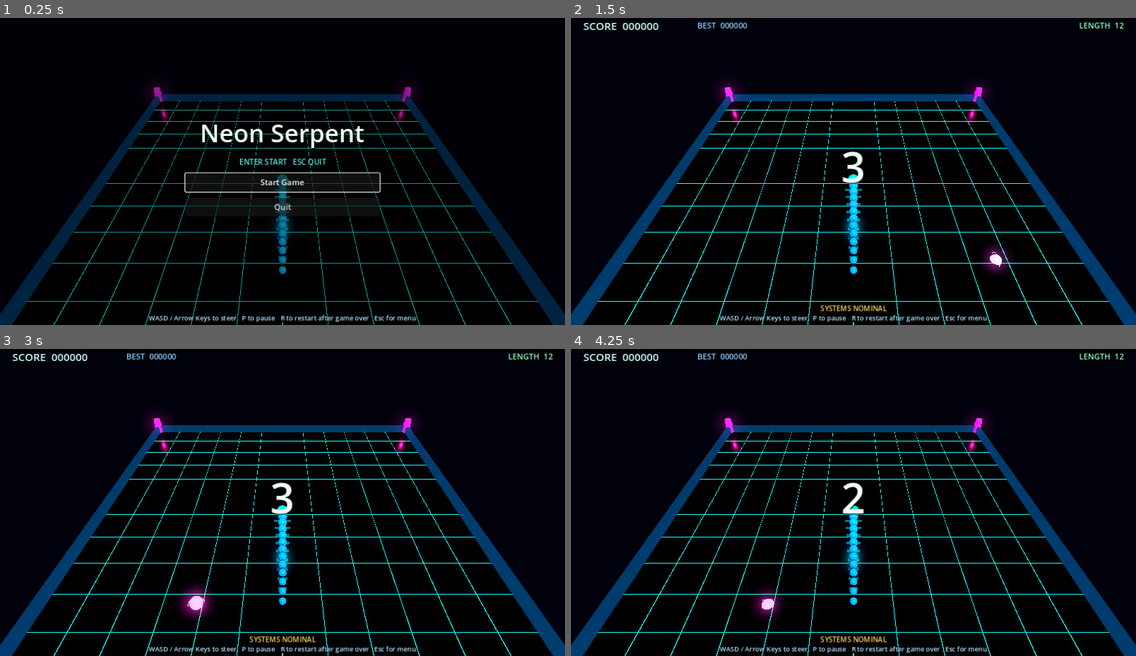
Above: before the commit, frames 1-4 (two rows, left to right).
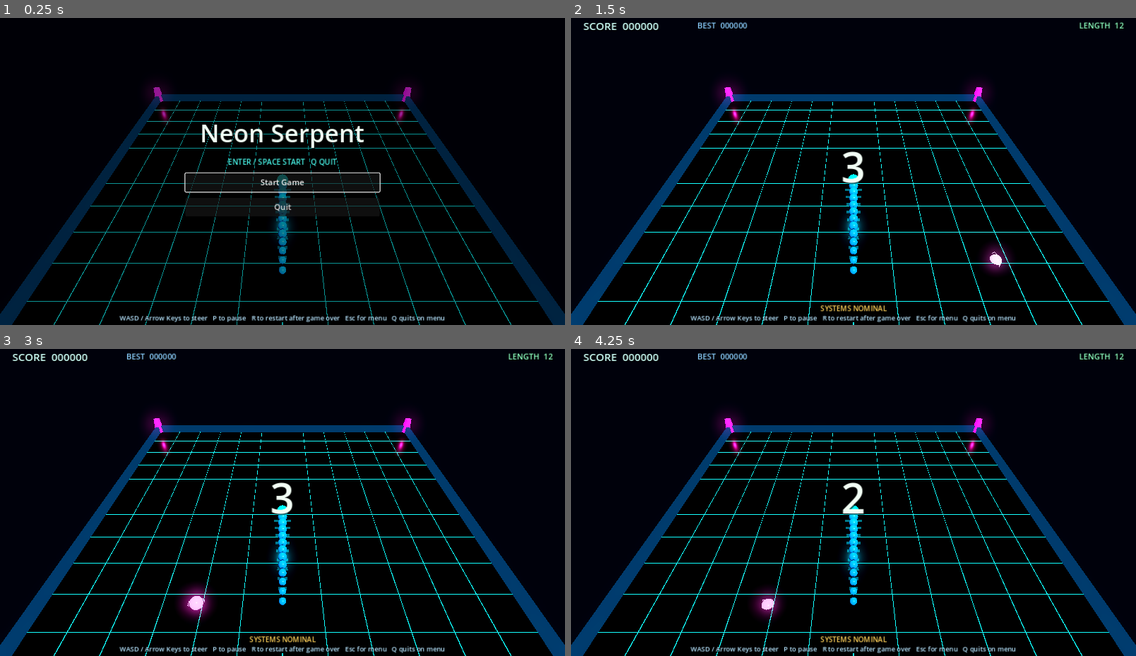
Above: after the commit, the same moments.

Repository: Ken8675309/snake_2026
Game: Godot game, scene res://scenes/Main.tscn
Two runs of this game, one before a commit and one after it. Both use one fixed random seed, a clock stepped at 60 frames per second and the inputs below.
Inputs:
- Up to frame 1 (0.25 s): no input
- Up to frame 2 (1.5 s): click "Start Game" at 0.5 s; tap Enter (menu_accept) at 1.25 s; hold D (move_right) from 1.28 s (still down)
- Up to frame 3 (3 s): tap R (restart) at 2 s; release D (move_right) at 2.03 s; hold Escape (menu_back) 2.03-2.75 s; click "Start Game" at 2.75 s
- Up to frame 4 (4.25 s): hold D (move_right) from 3.53 s (still down)

The runs differ from the first frame. In frame 1, 1.0% of the frame differs, in the area x 21-79%, y 45-100%; in frame 2, 0.7%; in frame 3, 0.7%; in frame 4, 0.7%.

Commit message:
Fix menu quit and runtime cleanup leaks

Diff:
--- a/project.godot
+++ b/project.godot
@@ -57,11 +57,17 @@
 menu_accept={
 "deadzone": 0.5,
 "events": [Object(InputEventKey,"resource_local_to_scene":false,"resource_name":"","device":-1,"window_id":0,"alt_press …(195 unchanged characters)…
+, Object(InputEventKey,"resource_local_to_scene":false,"resource_name":"","device":-1,"window_id":0,"alt_pressed":false,"shift_pressed":false,"ctrl_pressed":false,"meta_pressed":false,"pressed":false,"keycode":32,"physical_keycode":0,"key_label":0,"unicode":0,"location":0,"echo":false,"script":null)
 ]
 }
 menu_back={
 "deadzone": 0.5,
 "events": [Object(InputEventKey,"resource_local_to_scene":false,"resource_name":"","device":-1,"window_id":0,"alt_press …(195 unchanged characters)…
+]
+}
+menu_quit={
+"deadzone": 0.5,
+"events": [Object(InputEventKey,"resource_local_to_scene":false,"resource_name":"","device":-1,"window_id":0,"alt_pressed":false,"shift_pressed":false,"ctrl_pressed":false,"meta_pressed":false,"pressed":false,"keycode":81,"physical_keycode":0,"key_label":0,"unicode":0,"location":0,"echo":false,"script":null)
 ]
 }
 
--- a/scripts/audio_manager.gd
+++ b/scripts/audio_manager.gd
@@ -8,8 +8,28 @@
 
 func _ready() -> void:
 	_rng.randomize()
-	_build_players()
-	_play_ambient()
+
+
+func _exit_tree() -> void:
+	cleanup_runtime_objects()
+
+
+func _notification(what: int) -> void:
+	if what == NOTIFICATION_PREDELETE:
+		cleanup_runtime_objects()
+
+
+func cleanup_runtime_objects() -> void:
+	if _ambient_player != null:
+		_ambient_player.stop()
+		_ambient_player.stream = null
+	for player_name in _players.keys():
+		var player := _players[player_name] as AudioStreamPlayer
+		if player == null:
+			continue
+		player.stop()
+		player.stream = null
+	_players.clear()
 
 
 func play_eat() -> void:
@@ -56,6 +76,9 @@
 
 
 func _play(player_name: String, pitch: float) -> void:
+	if _players.is_empty():
+		_build_players()
+		_play_ambient()
 	if not _players.has(player_name):
 		return
 	var player := _players[player_name] as AudioStreamPlayer
--- a/scripts/effects_manager.gd
+++ b/scripts/effects_manager.gd
@@ -2,6 +2,10 @@
 class_name EffectsManager
 
 var _timed_nodes: Array[Dictionary] = []
+
+
+func _exit_tree() -> void:
+	cleanup_runtime_objects()
 
 
 func _process(delta: float) -> void:
@@ -148,3 +152,14 @@
 		"lifetime": lifetime,
 		"kind": kind,
 	})
+
+
+func cleanup_runtime_objects() -> void:
+	for entry in _timed_nodes:
+		var node := entry["node"] as Node
+		if is_instance_valid(node):
+			node.queue_free()
+	_timed_nodes.clear()
+
+	for child in get_children():
+		child.queue_free()
--- a/scripts/game_manager.gd
+++ b/scripts/game_manager.gd
@@ -54,7 +54,15 @@
 	show_main_menu()
 
 
+func _exit_tree() -> void:
+	cleanup_runtime_objects()
+
+
 func _process(delta: float) -> void:
+	if Input.is_action_just_pressed("menu_quit") and state == GameState.MENU:
+		request_quit()
+		return
+
 	if Input.is_action_just_pressed("menu_accept"):
 		if state == GameState.MENU or state == GameState.GAME_OVER:
 			start_new_game()
@@ -96,6 +104,7 @@
 
 
 func request_quit() -> void:
+	cleanup_runtime_objects()
 	get_tree().quit()
 
 
@@ -107,6 +116,10 @@
 	_grace_time = 0.0
 	_clear_food()
 	_clear_power_ups()
+	if effects != null:
+		effects.cleanup_runtime_objects()
+	if audio_manager != null:
+		audio_manager.cleanup_runtime_objects()
 	_reset_effects()
 	if snake != null:
 		snake.reset(START_POSITION)
@@ -129,6 +142,10 @@
 	_last_countdown_text = ""
 	_clear_food()
 	_clear_power_ups()
+	if effects != null:
+		effects.cleanup_runtime_objects()
+	if audio_manager != null:
+		audio_manager.cleanup_runtime_objects()
 	_reset_effects()
 	snake.reset(START_POSITION)
 	snake.set_alive(true)
@@ -360,6 +377,15 @@
 	food = null
 
 
+func cleanup_runtime_objects() -> void:
+	_clear_food()
+	_clear_power_ups()
+	if effects != null and is_instance_valid(effects):
+		effects.cleanup_runtime_objects()
+	if audio_manager != null and is_instance_valid(audio_manager):
+		audio_manager.cleanup_runtime_objects()
+
+
 func _reset_effects() -> void:
 	_effect_timers["speed"] = 0.0
 	_effect_timers["shield"] = 0.0
--- a/scripts/ui_manager.gd
+++ b/scripts/ui_manager.gd
@@ -150,7 +150,7 @@
 	_controls_label.offset_top = -28.0
 	_controls_label.offset_bottom = -4.0
 	_controls_label.horizontal_alignment = HORIZONTAL_ALIGNMENT_CENTER
-	_controls_label.text = "WASD / Arrow Keys to steer   P to pause   R to restart after game over   Esc for menu"
+	_controls_label.text = "WASD / Arrow Keys to steer   P to pause   R to restart after game over   Esc for menu   Q quits on menu"
 	root.add_child(_controls_label)
 
 	_countdown_label = _make_label(96, Color(0.95, 1.0, 0.96))
@@ -222,7 +222,7 @@
 	center.add_child(title)
 
 	var prompt := _make_label(17, Color(0.28, 0.95, 0.9))
-	prompt.text = "ENTER START   ESC QUIT"
+	prompt.text = "ENTER / SPACE START   Q QUIT"
 	prompt.horizontal_alignment = HORIZONTAL_ALIGNMENT_CENTER
 	center.add_child(prompt)
 
